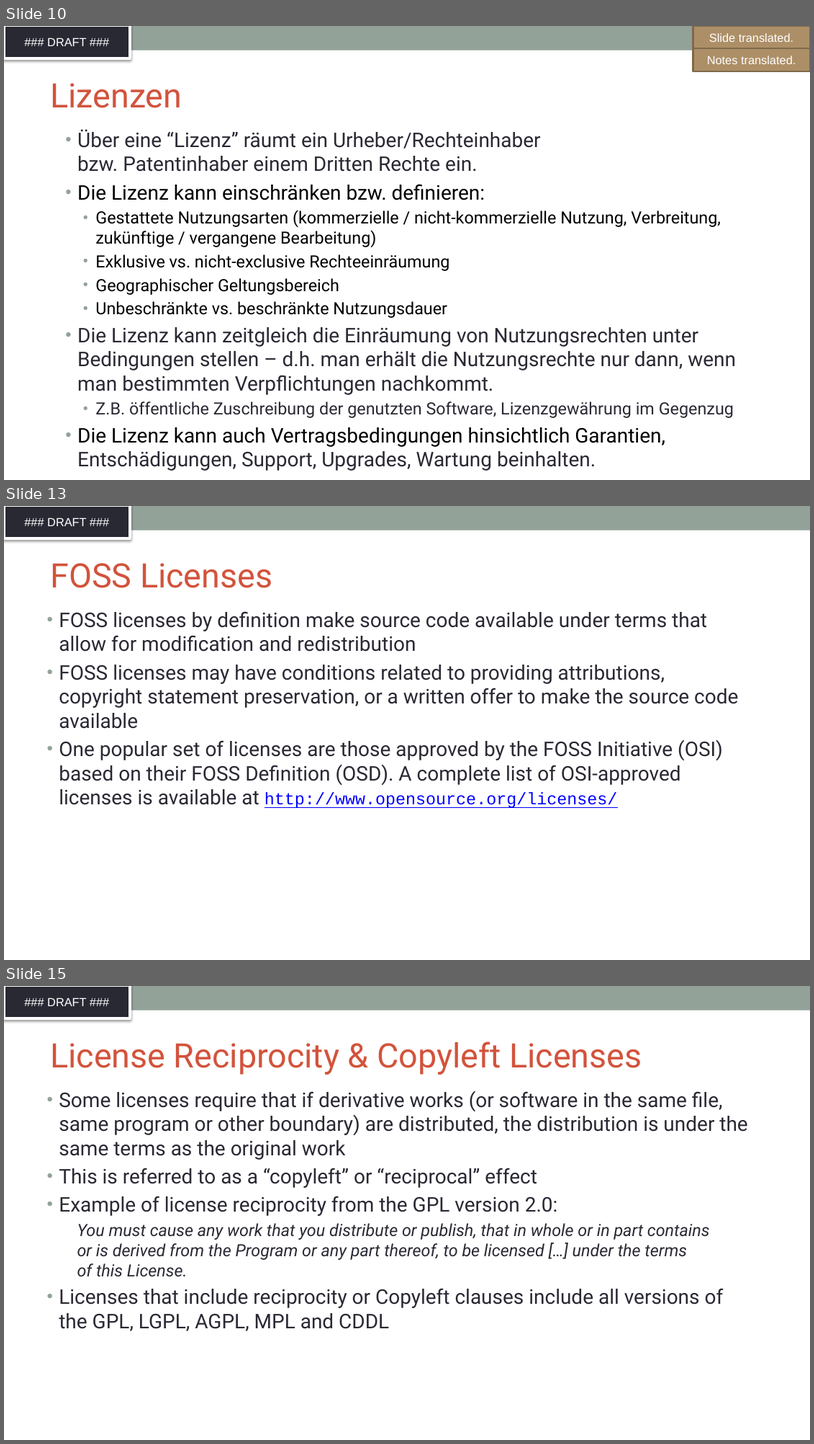
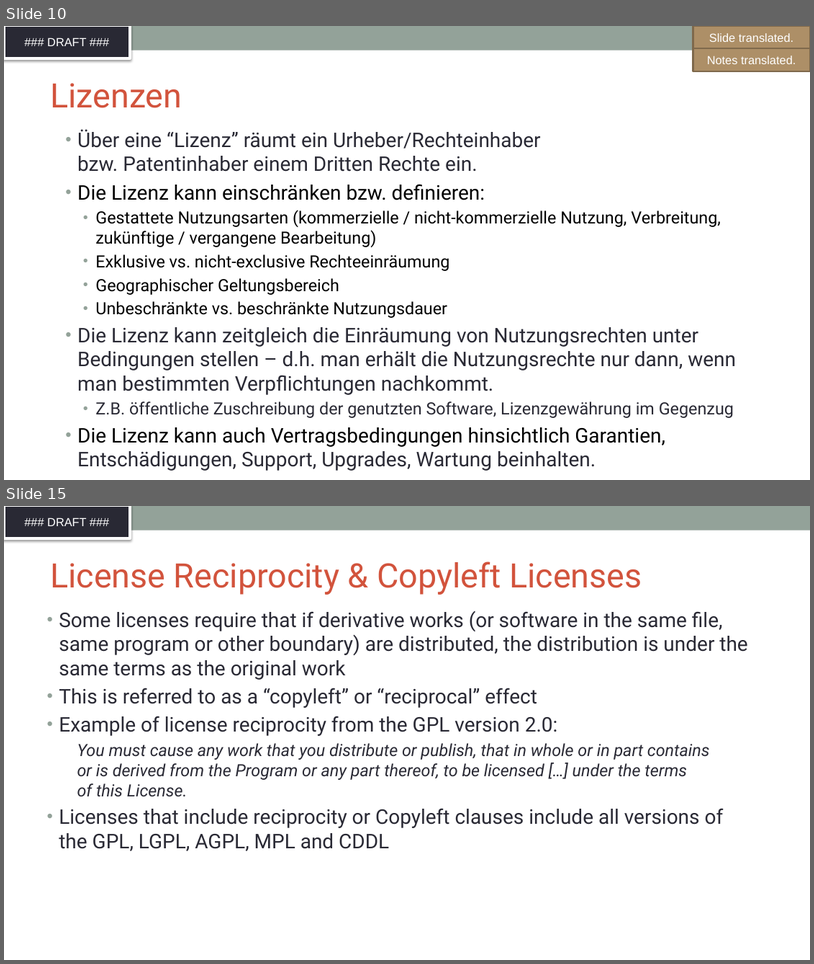
Before and after one commit to SThanheiser/curriculum, a slide deck: translation-DE/slides/DFT_openchain-curriculum-for-1-1_GER.pptx. Shown one above the other, each under a label of ours: slides 10, 13 and 15 before the commit, slides 10 and 15 after it; the slides between them are not shown. The pictures are 814x1444 and 814x964 pixels, drawn with LibreOffice and Linux fonts; fonts in the diff are those of the drawing; background and template pictures are left out. Boxes give left, top, right and bottom in pixels: in the first picture for what was removed or moved away, otherwise in the second. Text is boxed around its words. In the diff, an @@ line names an element or a change of style, - is before the commit and + after.

Commit message:
added translation for slides 11-14

```diff
--- a/translation-DE/slides/DFT_openchain-curriculum-for-1-1_GER.pptx
+++ b/translation-DE/slides/DFT_openchain-curriculum-for-1-1_GER.pptx
@@ slide 13 removed at box(4, 506, 810, 960), background #FFFFFF; not listed: 2 template elements that a slide beside it also shows @@
@@ title removed at box(50, 563, 273, 588) @@
-FOSS Licenses
@@ text removed at box(59, 611, 738, 808) @@
-• FOSS licenses by definition make source code available under terms that allow for modification and redistribution
-• FOSS licenses may have conditions related to providing attributions, copyright statement preservation, or a written offer to make the source code available
-• One popular set of licenses are those approved by the FOSS Initiative (OSI) based on their FOSS Definition (OSD). A complete list of OSI-approved licenses is available at http://www.opensource.org/licenses/
```
Also in this commit, not shown: 1 slide changed, 4 slides added, 3 other slides removed.
